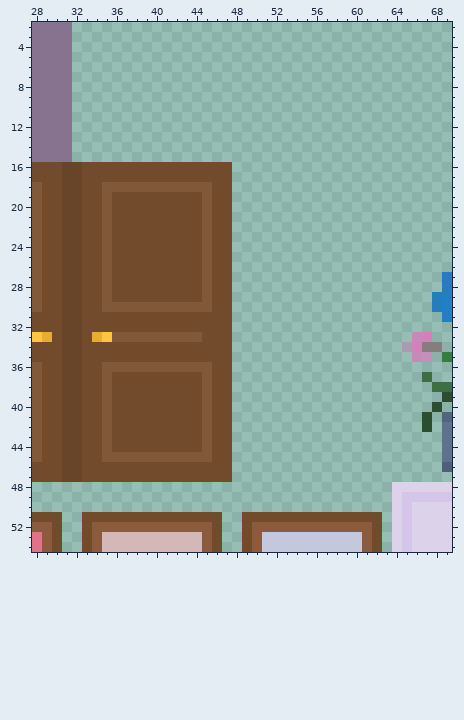
Pixel-art file: sprites/tiles/wedding tiles.aseprite. That is the earlier state.
96x96 pixels, 1 frame. Colours within 5 levels of each other are drawn and written as one. Shown: x 28..69, y 2..54.
The same view after the edit:
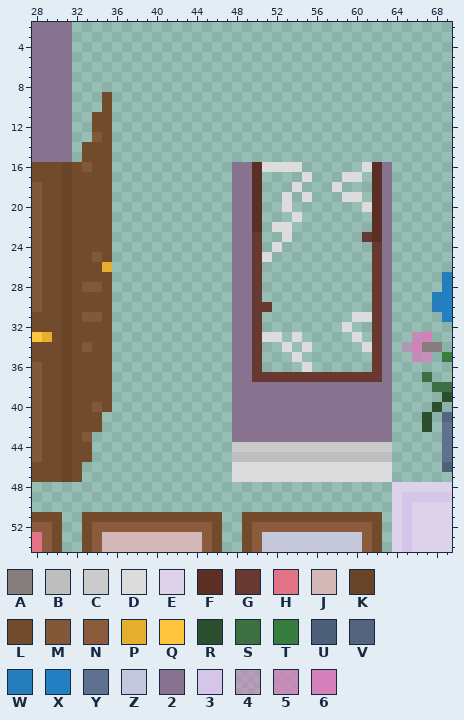
Palette (. is transparent): A #857e7d  B #bebebe  C #cbcbcb  D #dcdcdc  E #dcd2e9  F #5b2e26  G #673931  H #e27285  J #d4b8b8  K #684529  L #724b2c  M #825938  N #8c5b3e  P #e5ae2e  Q #ffc53f  R #2b4e2f  S #3d6f43  T #367d3f  U #4e5f7a  V #54647d  W #257dbb  X #227fc1  Y #5e718e  Z #c5c7dd  2 #87738f  3 #d5c6e9  4 #d480bb81  5 #d480bbc1  6 #d480bb
Edits made:
y 9..10: x 35 . -> L
y 11..12: x 34..35 .. -> LL
y 13: x 34..35 .. -> ML
y 14..15: x 33..35 ... -> LLL
y 16: x 32..33 KL -> LM; x 36..54 LLLLLLLLLLLL....... -> ............22FDDDD; x 61..63 ... -> DF2
y 17: x 32 K -> L; x 36..50 LLLLLLLLLLLL... -> ............22F; x 55 . -> D; x 59..60 .. -> DD; x 62..63 .. -> F2
y 18: x 32 K -> L; x 35..50 MMMMMMMMMMMLL... -> L............22F; x 54 . -> D; x 58 . -> D; x 62..63 .. -> F2
y 19: x 32 K -> L; x 35..50 MLLLLLLLLLMLL... -> L............22F; x 53 . -> D; x 55 . -> D; x 59..60 .. -> DD; x 62..63 .. -> F2
y 20: x 32 K -> L; x 35..50 MLLLLLLLLLMLL... -> L............22F; x 53 . -> D; x 61..63 ... -> DF2
y 21: x 32 K -> L; x 35..50 MLLLLLLLLLMLL... -> L............22F; x 54 . -> D; x 62..63 .. -> F2
y 22: x 32 K -> L; x 35..50 MLLLLLLLLLMLL... -> L............22F; x 52..53 .. -> DD; x 62..63 .. -> F2
y 23: x 32 K -> L; x 35..50 MLLLLLLLLLMLL... -> L............22G; x 53 . -> D; x 61..63 ... -> GF2
y 24: x 32 K -> L; x 35..50 MLLLLLLLLLMLL... -> L............22G; x 52 . -> D; x 62..63 .. -> G2
y 25: x 32 K -> L; x 34..51 LMLLLLLLLLLMLL.... -> ML............22GD; x 62..63 .. -> G2
y 26: x 32 K -> L; x 35..50 MLLLLLLLLLMLL... -> P............22G; x 62..63 .. -> G2
y 27: x 32 K -> L; x 35..50 MLLLLLLLLLMLL... -> L............22G; x 62..63 .. -> G2
y 28: x 32..50 KLLMLLLLLLLLLMLL... -> LMML............22G; x 62..63 .. -> G2
y 29: x 32 K -> L; x 35..50 MLLLLLLLLLMLL... -> L............22G; x 62..63 .. -> G2
y 30: x 32 K -> L; x 35..51 MMMMMMMMMMMLL.... -> L............22GG; x 62..63 .. -> G2
y 31: x 32..34 KLL -> LMM; x 36..50 LLLLLLLLLLLL... -> ............22G; x 60..63 .... -> DDG2
y 32: x 32 K -> L; x 36..50 LLLLLLLLLLLL... -> ............22G; x 59 . -> D; x 62..63 .. -> G2
y 33: x 32 K -> L; x 34..52 PQMMMMMMMMMLLL..... -> LL............22GDD; x 54 . -> D; x 60 . -> D; x 62..63 .. -> G2
y 34: x 32..33 KL -> LM; x 36..50 LLLLLLLLLLLL... -> ............22G; x 53 . -> D; x 55 . -> D; x 61..63 ... -> DG2
y 35: x 32 K -> L; x 36..50 LLLLLLLLLLLL... -> ............22G; x 54 . -> D; x 62..63 .. -> G2
y 36: x 32 K -> L; x 35..50 MMMMMMMMMMMLL... -> L............22G; x 55 . -> D; x 62..63 .. -> G2
y 37: x 32 K -> L; x 35..63 MLLLLLLLLLMLL................ -> L............22GGGGGGGGGGGGG2
y 38..39: x 32 K -> L; x 35..63 MLLLLLLLLLMLL................ -> L............2222222222222222
y 40: x 32 K -> L; x 34..63 LMLLLLLLLLLMLL................ -> ML............2222222222222222
y 41..42: x 32 K -> L; x 35..63 MLLLLLLLLLMLL................ -> .............2222222222222222
y 43: x 32..63 KLLMLLLLLLLLLMLL................ -> LM..............2222222222222222
y 44: x 32 K -> L; x 34..63 LMLLLLLLLLLMLL................ -> ..............CCCCCCCCCCCCCCCC
y 45: x 32 K -> L; x 34..63 LMMMMMMMMMMMLL................ -> ..............BBBBBBBBBBBBBBBB
y 46..47: x 32..63 KLLLLLLLLLLLLLLL................ -> L...............DDDDDDDDDDDDDDDD
Pixel boxes of the changes (left, top, right, bottom) in both pictures:
changed: (72, 92, 392, 482)
